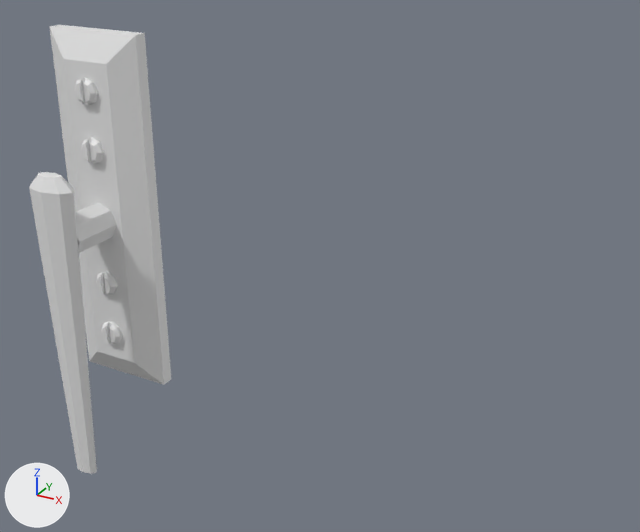
The Blender file Window Handle/Window Handle.blend as it was, and as the next commit left it.
Both versions are drawn from a 50 mm camera at (11.34, -12.43, 6.04) aimed at (4.69, -0.35, 0.0). Every picture has the same lights, and +X, +Y and +Z are marked at lower left. Mesh edges are drawn as thin lines on the coarser meshes.
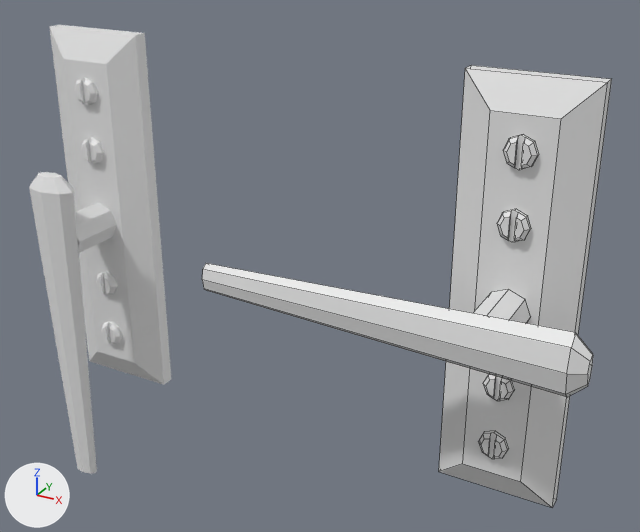
The newer file is also turned or shifted as a whole; pictures and numbers use the older file's frame.

The change in detail:
Mesh me_circle_1 is new.
It has 172 vertices, 124 faces and spans x -4.72..1.52, y -3.47..3.53, z 0.0..1.9.
Object 'Handle Door' (ob_handle_door) is new; it shows me_circle_1.
Its location is (8.0, 0.0, 0.0).
Its rotation in degrees is (90, 0, 0).

Pixel boxes [x1, y1, x2, y2] of what changed, in the pictures (640 x 532 px):
'Handle Door', added: after [202, 65, 612, 507]
